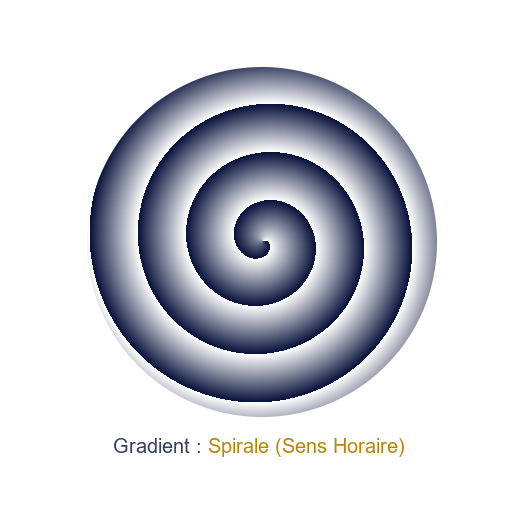
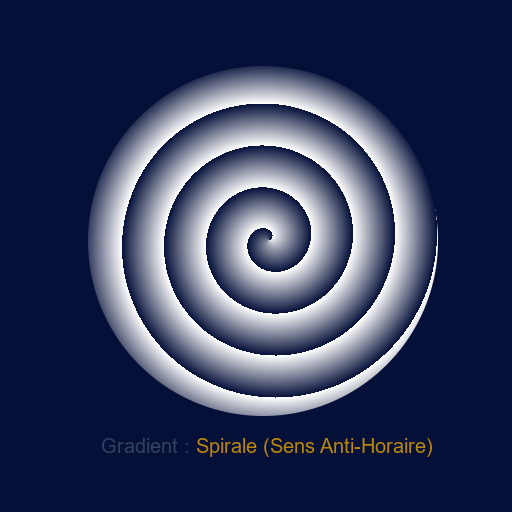
Revision of a layered 512x512 image; what changed, layer by layer:
added layer "Titre9" above "Spirale2" over [102, 438, 432, 457]
added layer "Spirale2" above "Titre8" over [88, 66, 438, 416]
hid "Titre8" over [114, 438, 404, 457]
hid "Spirale", painted on it over [87, 66, 438, 417]
showed "Arrière-plan" over [0, 0, 512, 512]
